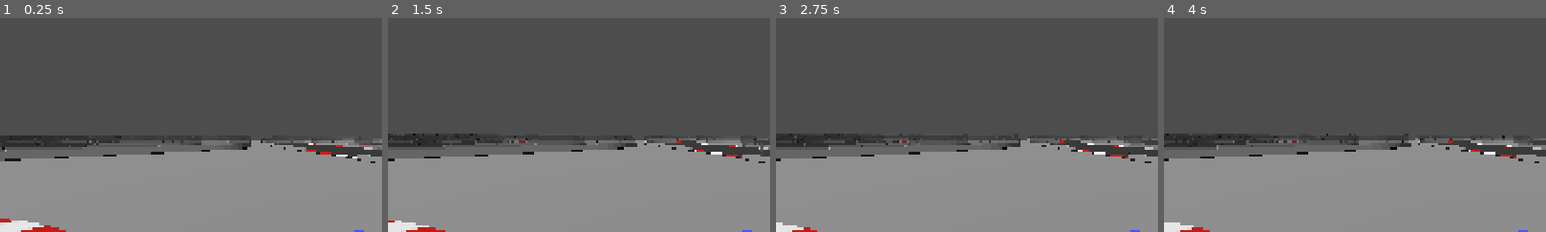
Above: before the commit, frames 1-4 (left to right).
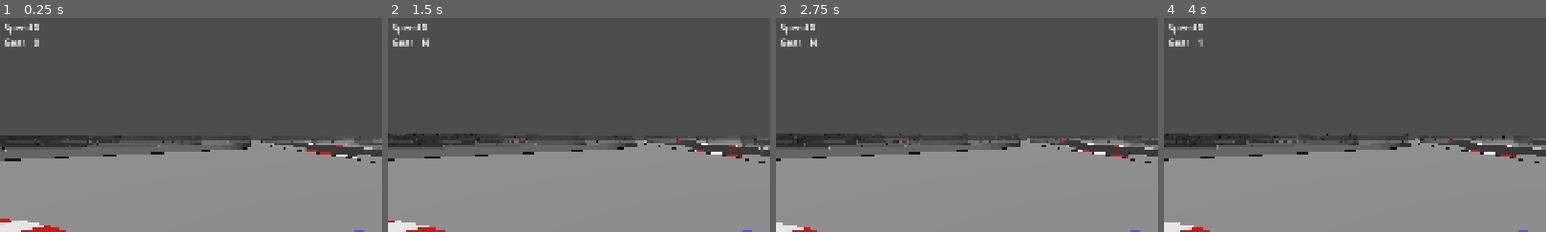
Above: after the commit, the same moments.

Repository: joelhari/my-racing-game
Game: Godot game, scene res://game.tscn
The game is run twice, just before and just after one commit, with the same random seed, the same clock (stepped at 60 frames per second) and the same inputs.
Inputs:
- Up to frame 1 (0.25 s): no input
- Up to frame 2 (1.5 s): hold D (right) 0.53-1.28 s; hold S (break) 0.53-1.28 s; hold F (shift_down) from 1.28 s (still down); tap S (break) at 1.35 s
- Up to frame 3 (2.75 s): release F (shift_down) at 2.03 s; hold D (right) from 2.03 s (still down); hold S (break) from 2.03 s (still down)
- Up to frame 4 (4 s): release D (right) at 2.78 s; release S (break) at 2.78 s; hold R (shift_up) 2.78-3.53 s; tap S (break) at 2.85 s; hold A (left) from 3.53 s (still down); hold S (break) from 3.53 s (still down)
The pictures show only the part of the screen within x 0-50%, y 0-50%; the shares and areas given below are measured in that part.

The runs differ from the first frame. In frame 1, 0.4% of the frame differs, in the area x 1-11%, y 2-14%; in frame 2, 0.4%; in frame 3, 0.4%; in frame 4, 0.4%.

Commit message:
impl. basic UI

Diff:
--- a/game.tscn
+++ b/game.tscn
@@ -4,6 +4,7 @@
 [ext_resource type="PackedScene" uid="uid://ooxmr8h12uw0" path="res://objects/cars/car.tscn" id="2_feb5d"]
 [ext_resource type="Script" uid="uid://bfss2ay3swupq" path="res://camera_controls.gd" id="3_feb5d"]
 [ext_resource type="PackedScene" uid="uid://dkxjluj8gsve1" path="res://objects/tracks/track_1.tscn" id="4_fc0e3"]
+[ext_resource type="PackedScene" uid="uid://c7jp40jn36g3m" path="res://ui/driving_ui.tscn" id="5_7jktm"]
 
 [sub_resource type="Environment" id="Environment_6kggx"]
 
@@ -31,3 +32,8 @@
 
 [node name="Track1" parent="." unique_id=114421550 instance=ExtResource("4_fc0e3")]
 transform = Transform3D(1, 0, 0, 0, 1, 0, 0, 0, 1, 64.500145, 0.04006195, 10.836422)
+
+[node name="DrivingUI" parent="." unique_id=844519246 instance=ExtResource("5_7jktm")]
+
+[connection signal="current_car_gear" from="Car" to="DrivingUI" method="_on_car_current_car_gear"]
+[connection signal="current_car_speed" from="Car" to="DrivingUI" method="_on_car_current_car_speed"]
--- a/objects/cars/car.gd
+++ b/objects/cars/car.gd
@@ -19,6 +19,9 @@
 @export var wheel_min_turn_angle: float = deg_to_rad(5.0)
 @export var wheel_max_turn_angle: float = deg_to_rad(30.0)
 
+signal current_car_speed
+signal current_car_gear
+
 
 # -1 = reverse, 0 = neutral, 1+ forward
 var gear: int = 1
@@ -30,13 +33,16 @@
 
 func _ready() -> void:
     steering_wheels = [$WheelFL, $WheelFR]
+    current_car_gear.emit(gear)
 
 
 func _input(event: InputEvent) -> void:
     if event.is_action_pressed("shift_up") and gear < 5:
         gear += 1
+        current_car_gear.emit(gear)
     elif event.is_action_pressed("shift_down") and gear > -1:
         gear -= 1
+        current_car_gear.emit(gear)
 
 
 func _physics_process(delta: float) -> void:
@@ -53,6 +59,8 @@
         accelerate_strength = sign(gear) * accelerate_input * acceleration
     if break_input > 0 and not is_zero_approx(velocity):
         break_strength = sign(velocity) * break_input * breaking
+
+    current_car_speed.emit(int(velocity * 3.6))
 
     var grounded: bool = false
 
--- /dev/null
+++ b/ui/driving_ui.gd
@@ -0,0 +1,28 @@
+extends Control
+
+
+@onready var value_speed: Label = $GridContainer/ValueSpeed
+@onready var value_gear: Label = $GridContainer/ValueGear
+
+
+var gear_text_map: Dictionary[int, String] = {
+    -1: 'R',
+    0: 'N',
+    1: '1',
+    2: '2',
+    3: '3',
+    4: '4',
+    5: '5',
+}
+
+
+func _on_car_current_car_speed(velocity: int) -> void:
+    if not is_node_ready():
+        return
+    value_speed.text = str(velocity)
+
+
+func _on_car_current_car_gear(gear: int) -> void:
+    if not is_node_ready():
+        return
+    value_gear.text = gear_text_map.get(gear)
--- /dev/null
+++ b/ui/driving_ui.tscn
@@ -0,0 +1,41 @@
+[gd_scene format=3 uid="uid://c7jp40jn36g3m"]
+
+[ext_resource type="Script" uid="uid://k7nayeh35tb3" path="res://ui/driving_ui.gd" id="1_mqm2l"]
+
+[node name="DrivingUI" type="Control" unique_id=844519246]
+layout_mode = 3
+anchors_preset = 15
+anchor_right = 1.0
+anchor_bottom = 1.0
+grow_horizontal = 2
+grow_vertical = 2
+script = ExtResource("1_mqm2l")
+
+[node name="GridContainer" type="GridContainer" parent="." unique_id=1780595022]
+layout_mode = 1
+offset_left = 10.0
+offset_top = 10.0
+offset_right = 81.0
+offset_bottom = 33.0
+columns = 2
+metadata/_edit_use_anchors_ = true
+
+[node name="LabelSpeed" type="Label" parent="GridContainer" unique_id=673414049]
+layout_mode = 2
+theme_override_font_sizes/font_size = 24
+text = "Speed"
+
+[node name="ValueSpeed" type="Label" parent="GridContainer" unique_id=628113025]
+layout_mode = 2
+theme_override_font_sizes/font_size = 24
+text = "45"
+
+[node name="LabelGear" type="Label" parent="GridContainer" unique_id=746896688]
+layout_mode = 2
+theme_override_font_sizes/font_size = 24
+text = "Gear"
+
+[node name="ValueGear" type="Label" parent="GridContainer" unique_id=1839415014]
+layout_mode = 2
+theme_override_font_sizes/font_size = 24
+text = "0"
Not shown, added: ui/driving_ui.gd.uid
